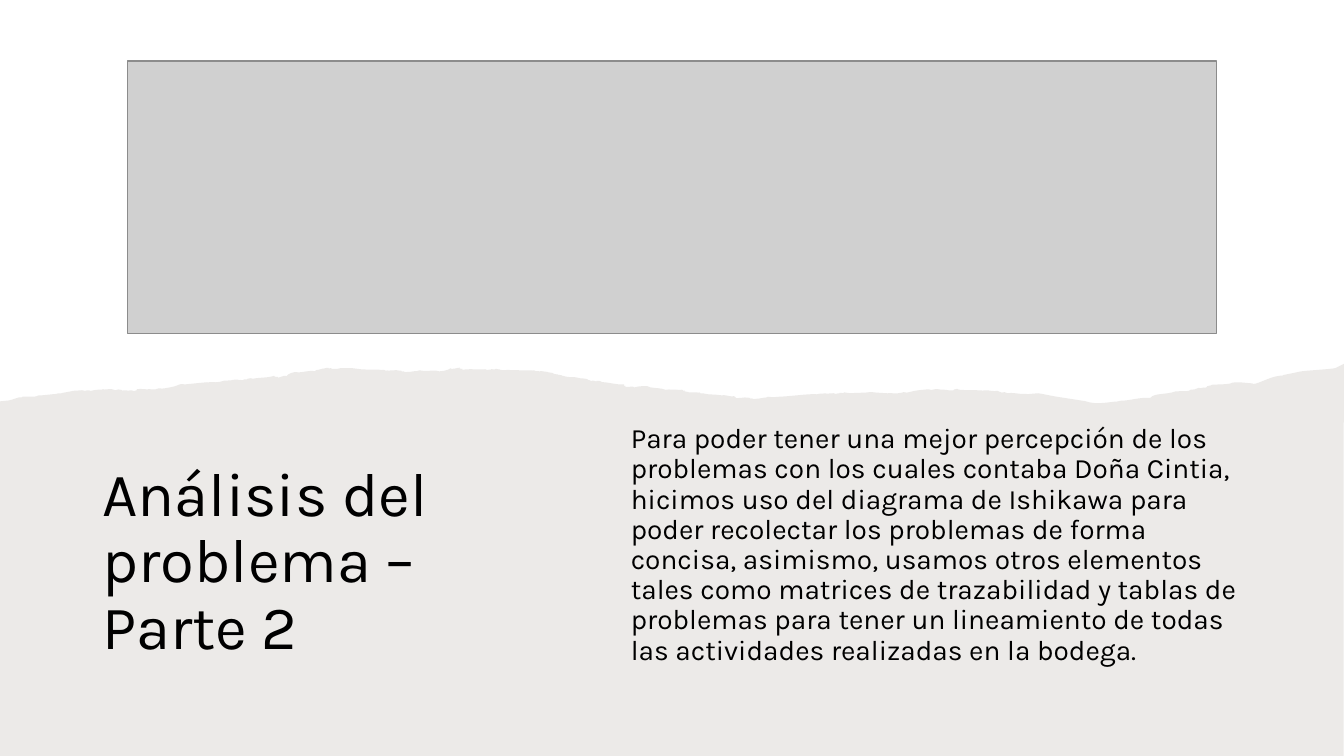
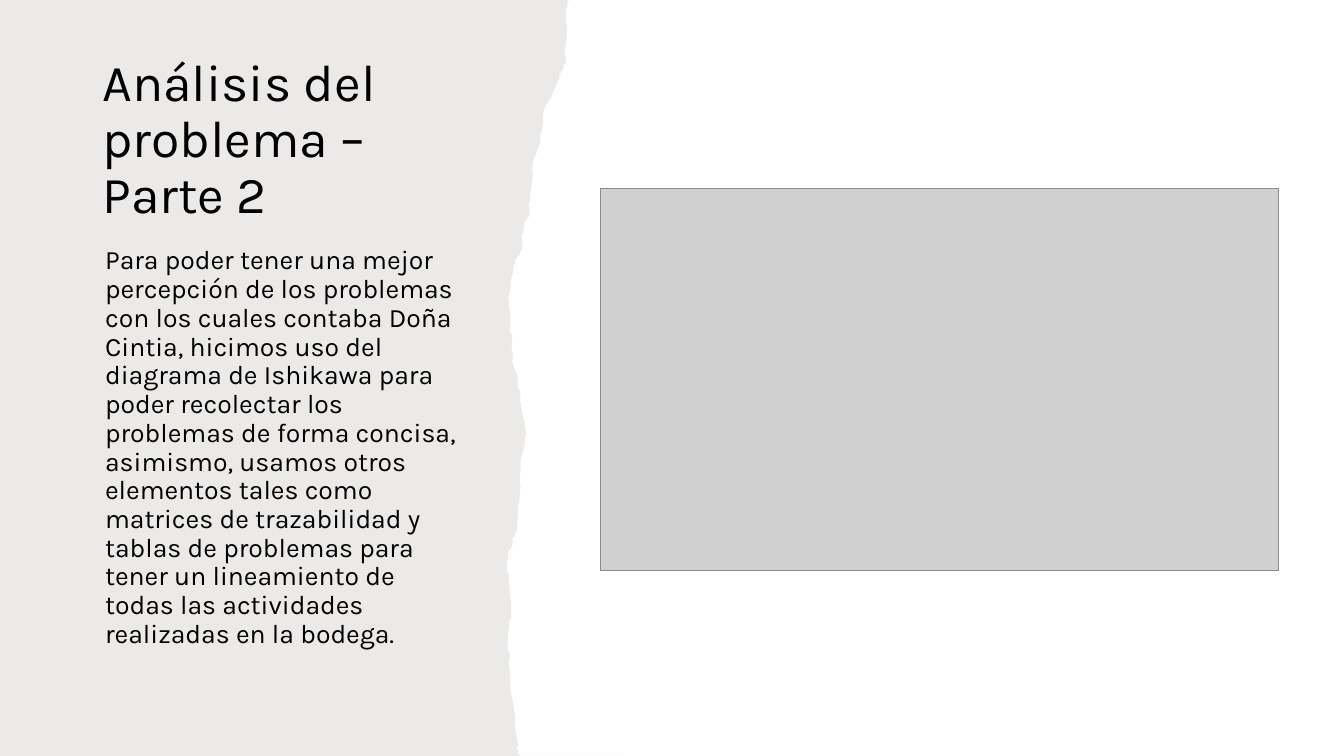
Before and after one commit to Guess2007/FUNDAMENTOS-DE-PROGRAMACION, a slide deck: slide 4 of Caso de la bodega.pptx. Drawn at 1344x756 pixels with LibreOffice and Linux fonts; fonts in the diff are those of the drawing; grey boxes stand for pictures. Boxes give left, top, right and bottom in pixels: in the first picture for what was removed or moved away, otherwise in the second. Text is boxed around its words. In the diff, an @@ line names an element or a change of style, - is before the commit and + after.

```diff
--- a/Caso de la bodega.pptx
+++ b/Caso de la bodega.pptx
@@ freeform shape added at [0, 0, 623, 756], fill #82766A at 15% opacity @@
@@ title "Análisis del problema – Parte ...": place and size @@
-title "Análisis del problema – Parte ..." at [102, 469, 427, 650]
+title "Análisis del problema – Parte ..." at [102, 61, 376, 214]
@@ title "Análisis del problema – Parte ..." at [102, 61, 376, 214]: size 44 to 37 pt @@
@@ picture removed at [128, 62, 1217, 334] @@
@@ picture added at [601, 189, 1279, 571] @@
@@ text "Para poder tener una mejor ...": place and size @@
-text "Para poder tener una mejor ..." at [631, 427, 1236, 667]
+text "Para poder tener una mejor ..." at [105, 250, 456, 650]
@@ text "Para poder tener una mejor ..." at [105, 250, 456, 650]: size 20 to 19 pt; vertical alignment middle to top @@
@@ freeform shape removed at [0, 364, 1344, 756] @@
```
Also in this commit, not shown: 3 other slides changed, 2 other files.
